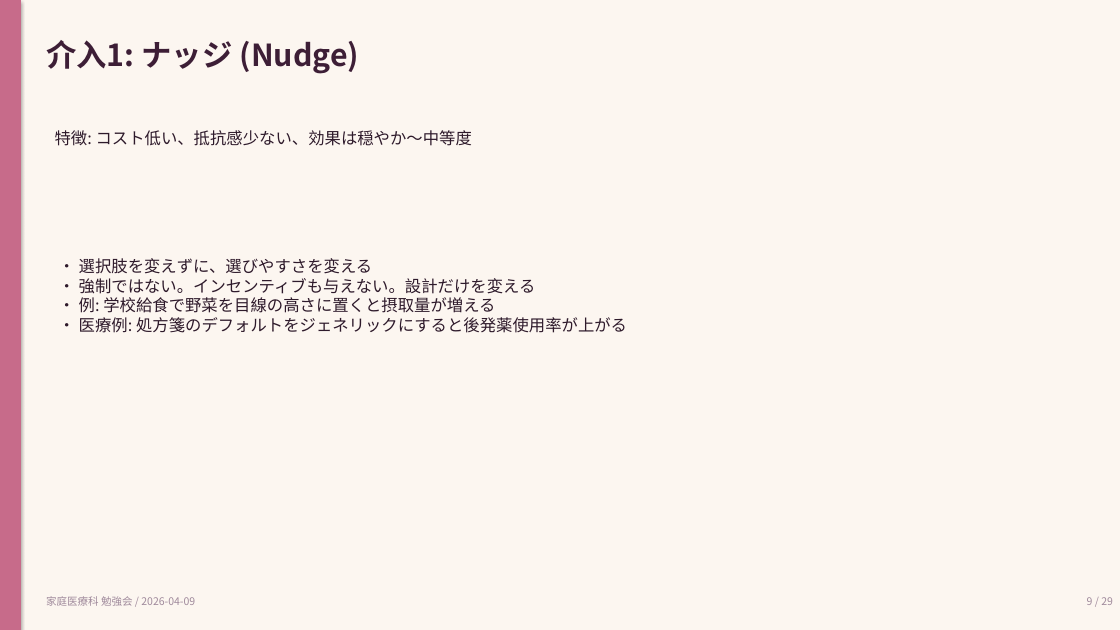
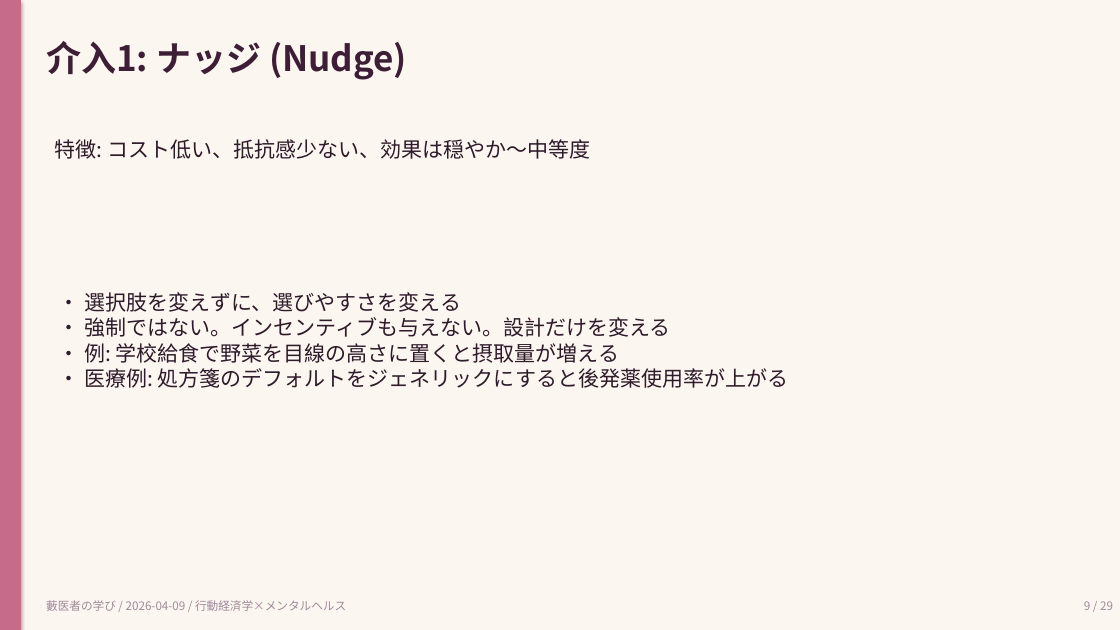
Before and after one commit to Tama831/ai-agent-team-materials, a slide deck: slide 9 of output/education/2026-04-09_behavioral-economics-mental-health-residents/behavioral-economics-mental-health-residents_slides_residents.pptx. Drawn at 1120x630 pixels with LibreOffice and Linux fonts; fonts in the diff are those of the drawing. Boxes give left, top, right and bottom in pixels: in the first picture for what was removed or moved away, otherwise in the second. Text is boxed around its words. In the diff, an @@ line names an element or a change of style, - is before the commit and + after.

```diff
--- a/output/education/2026-04-09_behavioral-economics-mental-health-residents/behavioral-economics-mental-health-residents_slides_residents.pptx
+++ b/output/education/2026-04-09_behavioral-economics-mental-health-residents/behavioral-economics-mental-health-residents_slides_residents.pptx
@@ text "介入1: ナッジ (Nudge)" at <box>46,41,407,80</box>: size 26 to 30 pt @@
@@ text "特徴: コスト低い、抵抗感少ない、効果は穏やか〜中等度": place and size @@
-text "特徴: コスト低い、抵抗感少ない、効果は穏やか〜中等度" at <box>55,130,472,146</box>
+text "特徴: コスト低い、抵抗感少ない、効果は穏やか〜中等度" at <box>55,139,590,159</box>
@@ text "特徴: コスト低い、抵抗感少ない、効果は穏やか〜中等度" at <box>55,139,590,159</box>: size 14 to 18 pt @@
@@ text "• 選択肢を変えずに、選びやすさを変える" at <box>84,292,788,388</box>: size 14 to 18 pt @@
@@ text "• 選択肢を変えずに、選びやすさを変える": place and size @@
-text "• 選択肢を変えずに、選びやすさを変える" at <box>79,258,627,333</box>
+text "• 選択肢を変えずに、選びやすさを変える" at <box>84,292,788,388</box>
@@ text removed at <box>46,596,195,606</box> @@
-家庭医療科 勉強会 / 2026-04-09
@@ text "9 / 29" at <box>1084,601,1113,610</box>: size 9 to 10 pt @@
@@ text added at <box>46,600,346,611</box>, 10 pt, text #A08A9C @@
+藪医者の学び / 2026-04-09 / 行動経済学×メンタルヘルス
```
Also in this commit, not shown: 28 other slides changed, 7 other files.
